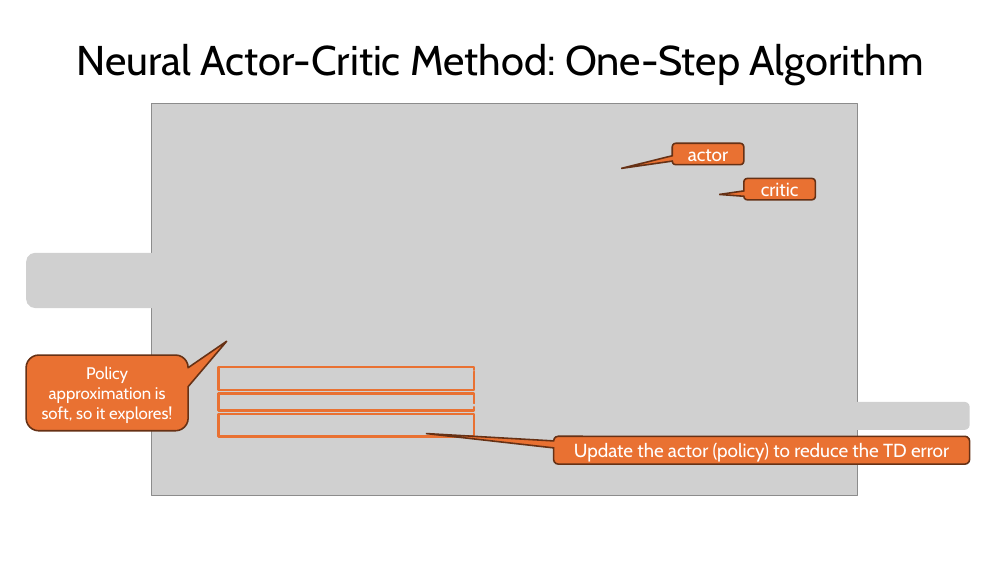
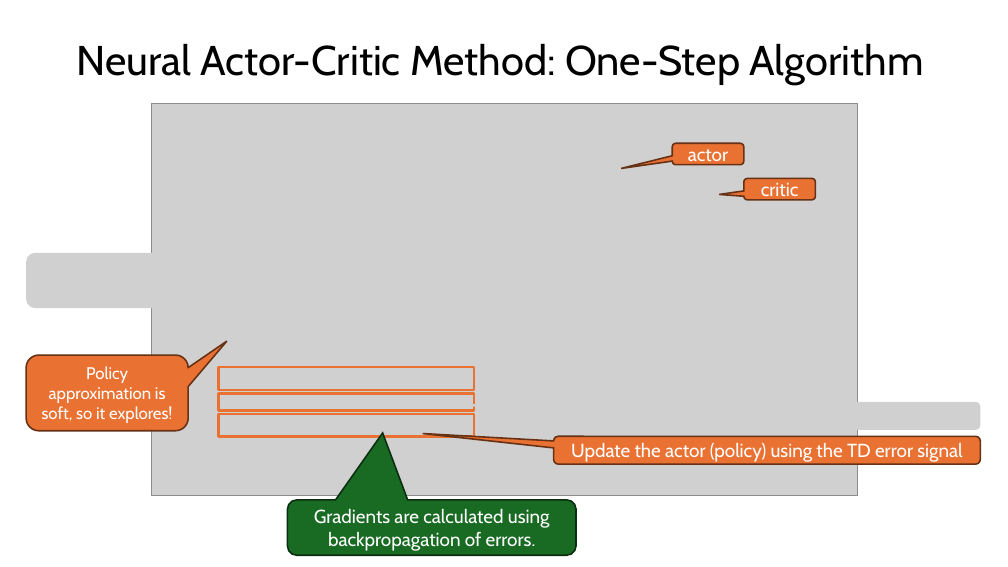
Before and after one commit to mhahsler/Introduction_to_Reinforcement_Learning, a slide deck: slide 25 of slides/Lecture_DRL.pptx (slide 24 before the commit). Drawn at 1008x567 pixels with LibreOffice and Linux fonts; fonts in the diff are those of the drawing; grey boxes stand for pictures. Boxes give left, top, right and bottom in pixels: in the first picture for what was removed or moved away, otherwise in the second. Text is boxed around its words. In the diff, an @@ line names an element or a change of style, - is before the commit and + after.

```diff
--- a/slides/Lecture_DRL.pptx
+++ b/slides/Lecture_DRL.pptx
@@ picture: place and size @@
-picture at bbox=[554, 402, 969, 430]
+picture at bbox=[554, 402, 980, 430]
@@ rounded speech box "Update the actor (policy) using ...": place and size @@
-rounded speech box "Update the actor (policy) using ..." at bbox=[554, 436, 969, 464]
+rounded speech box "Update the actor (policy) using ..." at bbox=[554, 436, 980, 464]
@@ text in rounded speech box at bbox=[571, 443, 962, 462]: text changed @@
-Update the actor (policy) to reduce the TD error
+Update the actor (policy) using the TD error signal
@@ rounded speech box added at bbox=[287, 500, 576, 555], fill #196B24, outline #0B2F10 1.5 pt, 18 pt, text #FFFFFF @@
+Gradients are calculated using backpropagation of errors.
```
Also in this commit, not shown: 4 other slides changed, 1 slide added, 3 other files.
